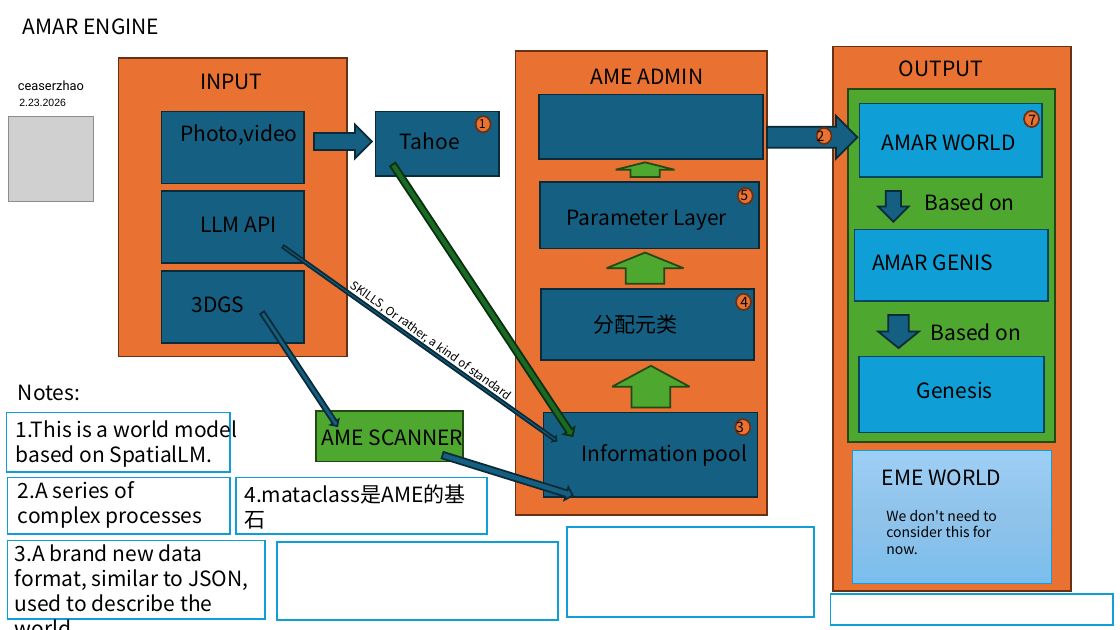
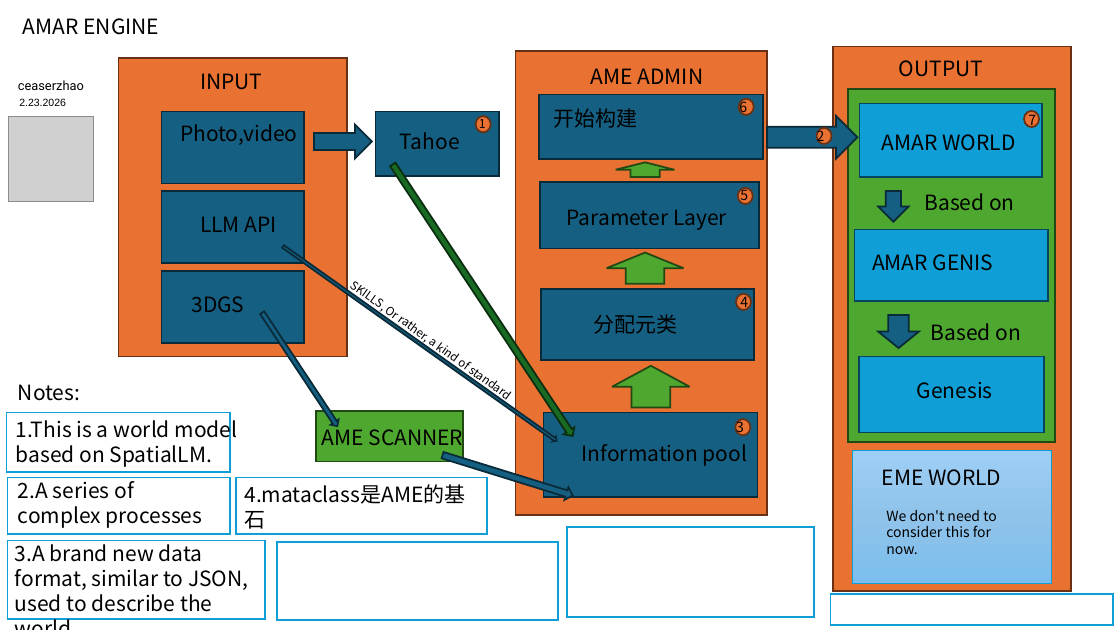
Before and after one commit to Oasis-Company/AMAR-Engine, a slide deck: slide 2 of docs/overview.pptx (slide 1 before the commit). Drawn at 1120x630 pixels with LibreOffice and Linux fonts; fonts in the diff are those of the drawing; grey boxes stand for pictures. Boxes give left, top, right and bottom in pixels: in the first picture for what was removed or moved away, otherwise in the second. Text is boxed around its words. In the diff, an @@ line names an element or a change of style, - is before the commit and + after.

```diff
--- a/docs/overview.pptx
+++ b/docs/overview.pptx
@@ text added at (x1=554, y1=108, x2=638, y2=128), 18 pt, text #000000 @@
+开始构建
@@ ellipse added at (x1=739, y1=98, x2=754, y2=114), fill #E97132, outline #663216 1.5 pt @@
@@ text added at (x1=739, y1=98, x2=747, y2=116), 12 pt, text #000000 @@
+6
```
Also in this commit, not shown: 1 slide added.
